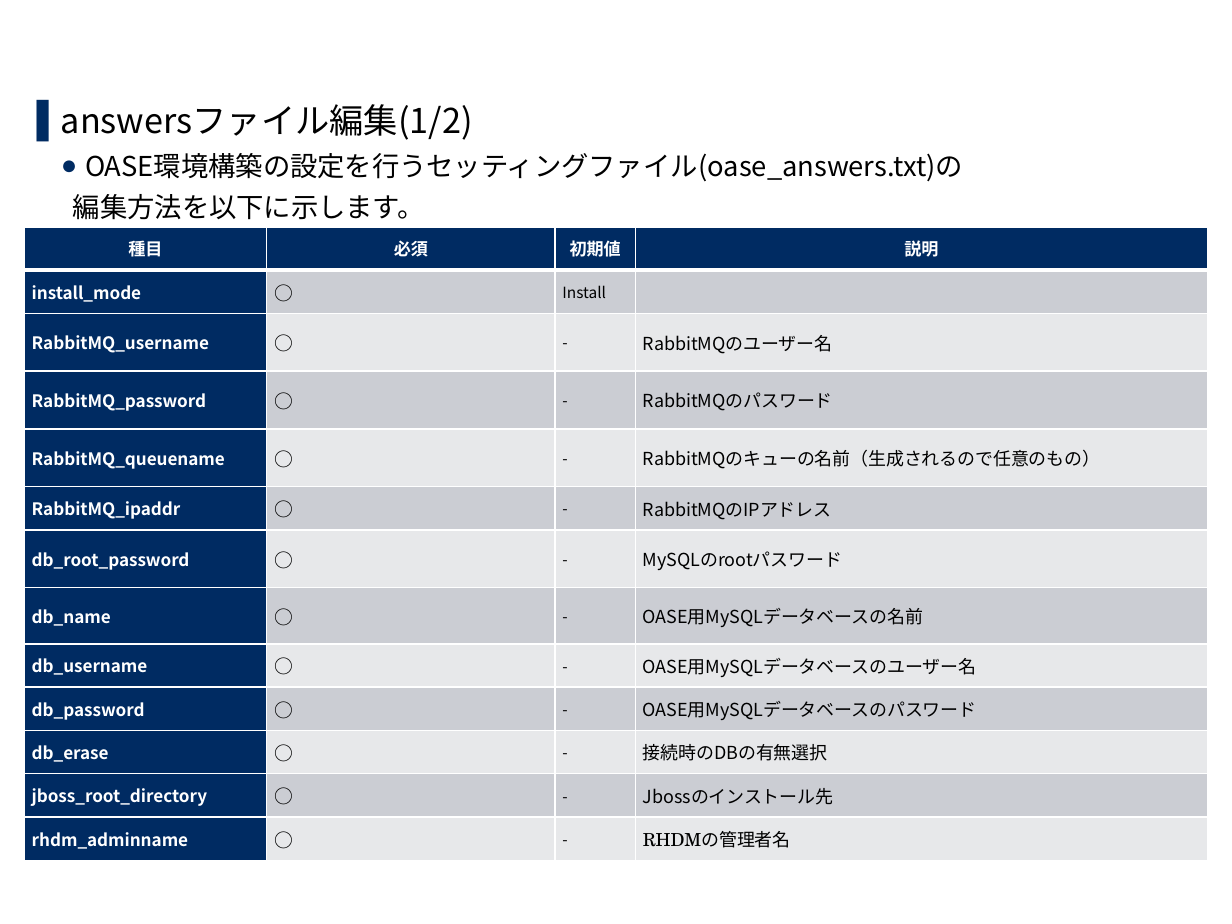
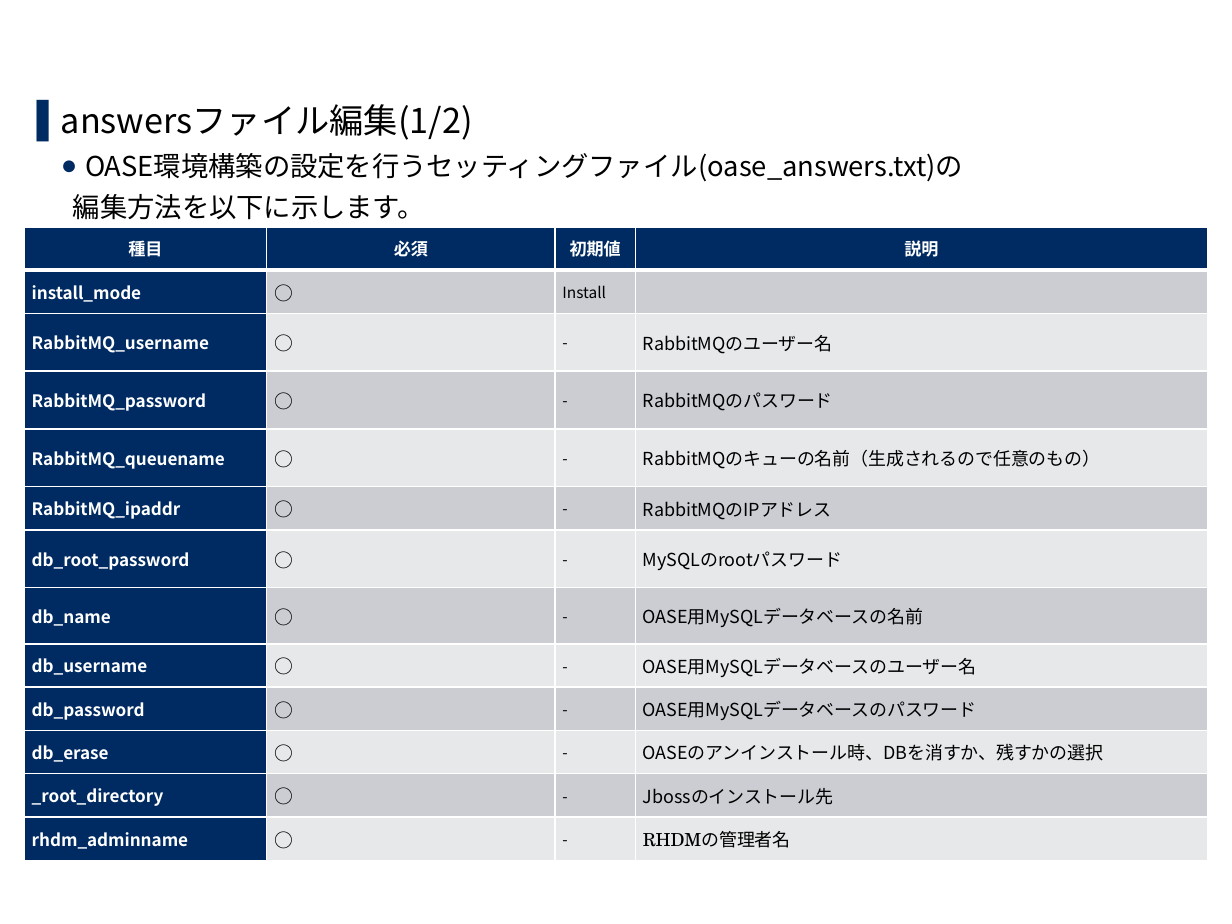
Before and after one commit to exastro-suite/oase-docs, a slide deck: slide 14 of asset/Learn_ja/OASE-online-install_ja.pptx. Drawn at 1232x924 pixels with LibreOffice and Linux fonts; fonts in the diff are those of the drawing; background and template pictures are left out. Boxes give left, top, right and bottom in pixels: in the first picture for what was removed or moved away, otherwise in the second. Text is boxed around its words. In the diff, an @@ line names an element or a change of style, - is before the commit and + after.

```diff
--- a/asset/Learn_ja/OASE-online-install_ja.pptx
+++ b/asset/Learn_ja/OASE-online-install_ja.pptx
@@ table at box(25, 227, 1209, 860) @@
-row 11, column 4: 接続時のDBの有無選択
+row 11, column 4: OASEのアンインストール時、DBを消すか、残すかの選択
-row 12, column 1: jboss_root_directory
+row 12, column 1: _root_directory
```
Also in this commit, not shown: 2 other files.
